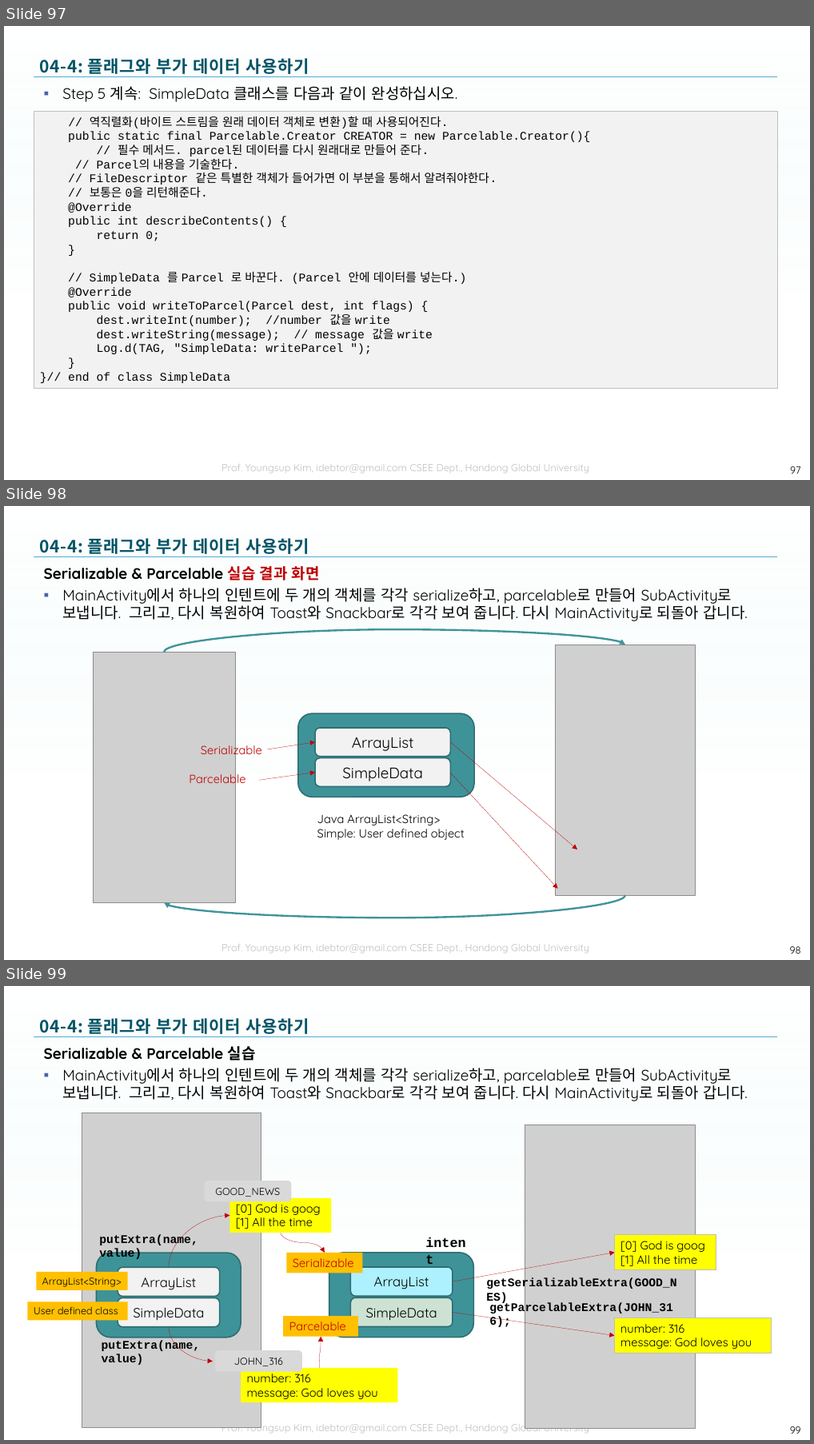
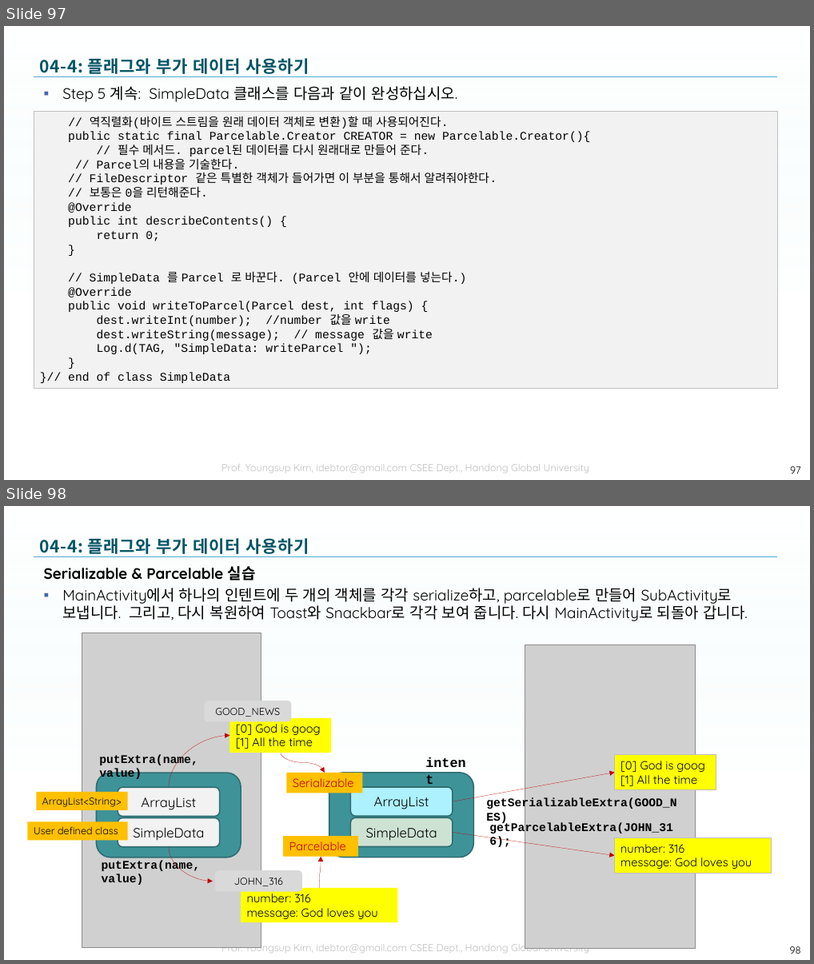
Before and after one commit to tae7841/HuStarAS, a slide deck: ppts/04Activity.pptx. Shown one above the other, each under a label of ours: slides 97, 98 and 99 before the commit, slides 97 and 98 after it. The pictures are 814x1444 and 814x964 pixels, drawn with LibreOffice and Linux fonts; fonts in the diff are those of the drawing; grey boxes stand for pictures; background and template pictures are left out. Boxes give left, top, right and bottom in pixels: in the first picture for what was removed or moved away, otherwise in the second. Text is boxed around its words. In the diff, an @@ line names an element or a change of style, - is before the commit and + after.

```diff
--- a/ppts/04Activity.pptx
+++ b/ppts/04Activity.pptx
@@ slide 98 removed at [4,506,810,960], background picture (left out); not listed: 3 template elements that a slide beside it also shows @@
@@ title removed at [40,538,310,554] @@
-04-4: 플래그와 부가 데이터 사용하기
@@ text removed at [44,566,748,621] @@
-Serializable & Parcelable 실습 결과 화면
-▪ MainActivity에서 하나의 인텐트에 두 개의 객체를 각각 serialize하고, parcelable로 만들어 SubActivity로 보냅니다. 그리고, 다시 복원하여 Toast와 Snackbar로 각각 보여 줍니다. 다시 MainActivity로 되돌아 갑니다.
@@ curved arrow removed from (164, 652) to (626, 644) @@
@@ picture removed at [556,644,696,895] @@
@@ picture removed at [93,652,235,902] @@
@@ text removed at [201,742,262,758] @@
-Serializable
@@ arrow removed from (267, 749) to (315, 742) @@
@@ arrow removed from (451, 742) to (578, 849) @@
@@ text removed at [189,772,246,788] @@
-Parcelable
@@ arrow removed from (259, 780) to (315, 772) @@
@@ arrow removed from (451, 772) to (558, 888) @@
@@ group removed at [298,713,474,840]: 3 rounded rectangles, 1 text @@
-ArrayList
-SimpleData
-Java ArrayList<String>
-Simple: User defined object
@@ curved arrow removed from (626, 895) to (164, 902) @@
@@ page number removed at [790,946,802,953] @@
-98
@@ what was slide 99 is now slide 98 @@
@@ page number at [790,946,802,953]: text changed @@
-99
+98
```
Also in this commit, not shown: 1 slide added.
